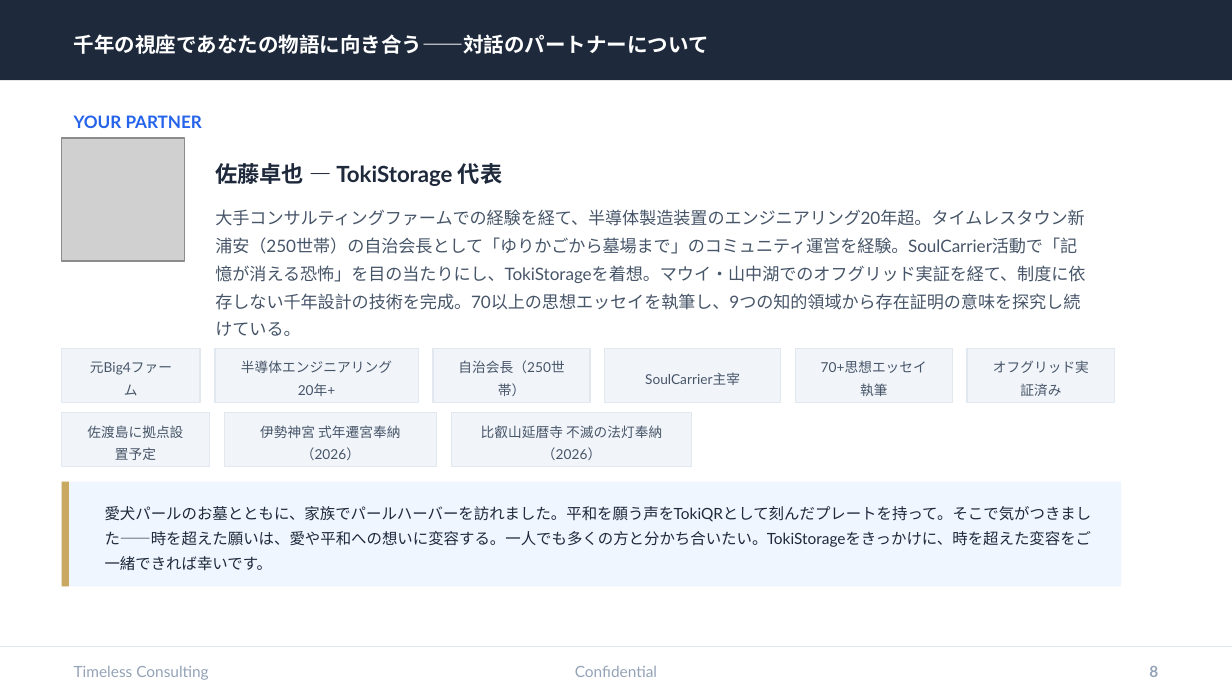
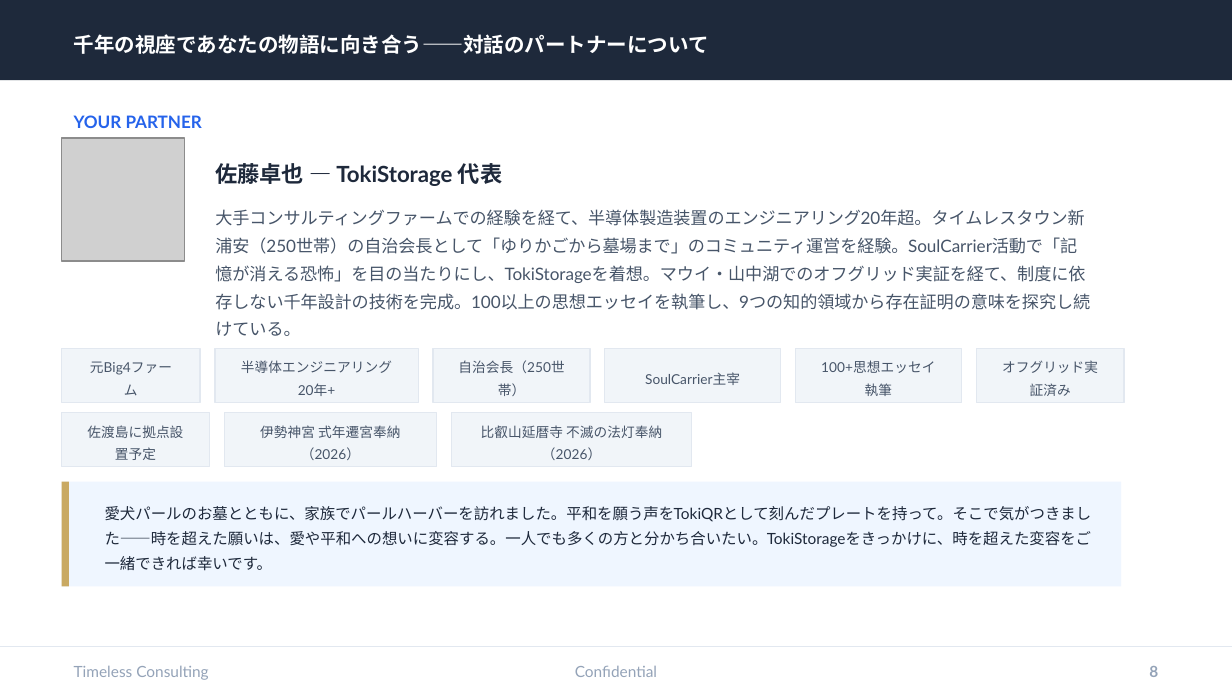
Before and after one commit to tokistorage/lp, a slide deck: slide 8 of tokistorage-client-deck.pptx. Drawn at 1232x693 pixels with LibreOffice and Linux fonts; fonts in the diff are those of the drawing; grey boxes stand for pictures. Boxes give left, top, right and bottom in pixels: in the first picture for what was removed or moved away, otherwise in the second. Text is boxed around its words. In the diff, an @@ line names an element or a change of style, - is before the commit and + after.

```diff
--- a/tokistorage-client-deck.pptx
+++ b/tokistorage-client-deck.pptx
@@ text at bbox=[215, 209, 1090, 336]: text changed @@
-大手コンサルティングファームでの経験を経て、半導体製造装置のエンジニアリング20年超。タイムレスタウン新浦安（250世帯）の自治会長として「ゆりかごから墓場まで」のコミュニティ運営を経験。SoulCarrier活動で「記憶が消える恐怖」を目の当たりにし、TokiStorageを着想。マウイ・山中湖でのオフグリッド実証を経て、制度に依存しない千年設計の技術を完成。70以上の思想エッセイを執筆し、9つの知的領域から存在証明の意味を探究し続けている。
+大手コンサルティングファームでの経験を経て、半導体製造装置のエンジニアリング20年超。タイムレスタウン新浦安（250世帯）の自治会長として「ゆりかごから墓場まで」のコミュニティ運営を経験。SoulCarrier活動で「記憶が消える恐怖」を目の当たりにし、TokiStorageを着想。マウイ・山中湖でのオフグリッド実証を経て、制度に依存しない千年設計の技術を完成。100以上の思想エッセイを執筆し、9つの知的領域から存在証明の意味を探究し続けている。
@@ rectangle: place and size @@
-rectangle at bbox=[796, 349, 952, 403]
+rectangle at bbox=[796, 349, 962, 403]
@@ rectangle: place and size @@
-rectangle at bbox=[967, 349, 1115, 403]
+rectangle at bbox=[976, 349, 1124, 403]
@@ text "オフグリッド実証済み": place and size @@
-text "オフグリッド実証済み" at bbox=[993, 360, 1089, 396]
+text "オフグリッド実証済み" at bbox=[1002, 360, 1098, 396]
@@ text at bbox=[821, 360, 935, 396]: text changed @@
-70+思想エッセイ執筆
+100+思想エッセイ執筆
```
Also in this commit, not shown: 1 other slide changed, 27 other files.
